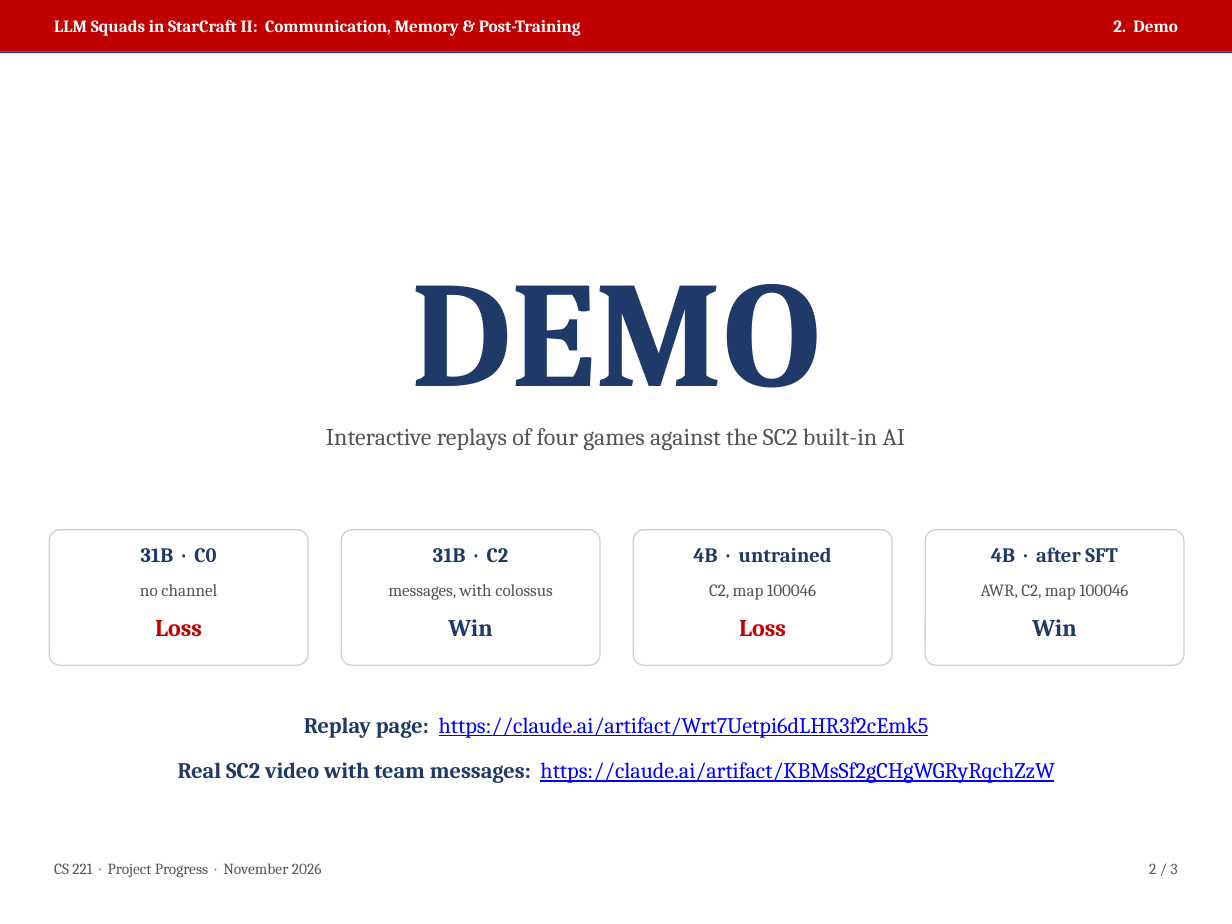
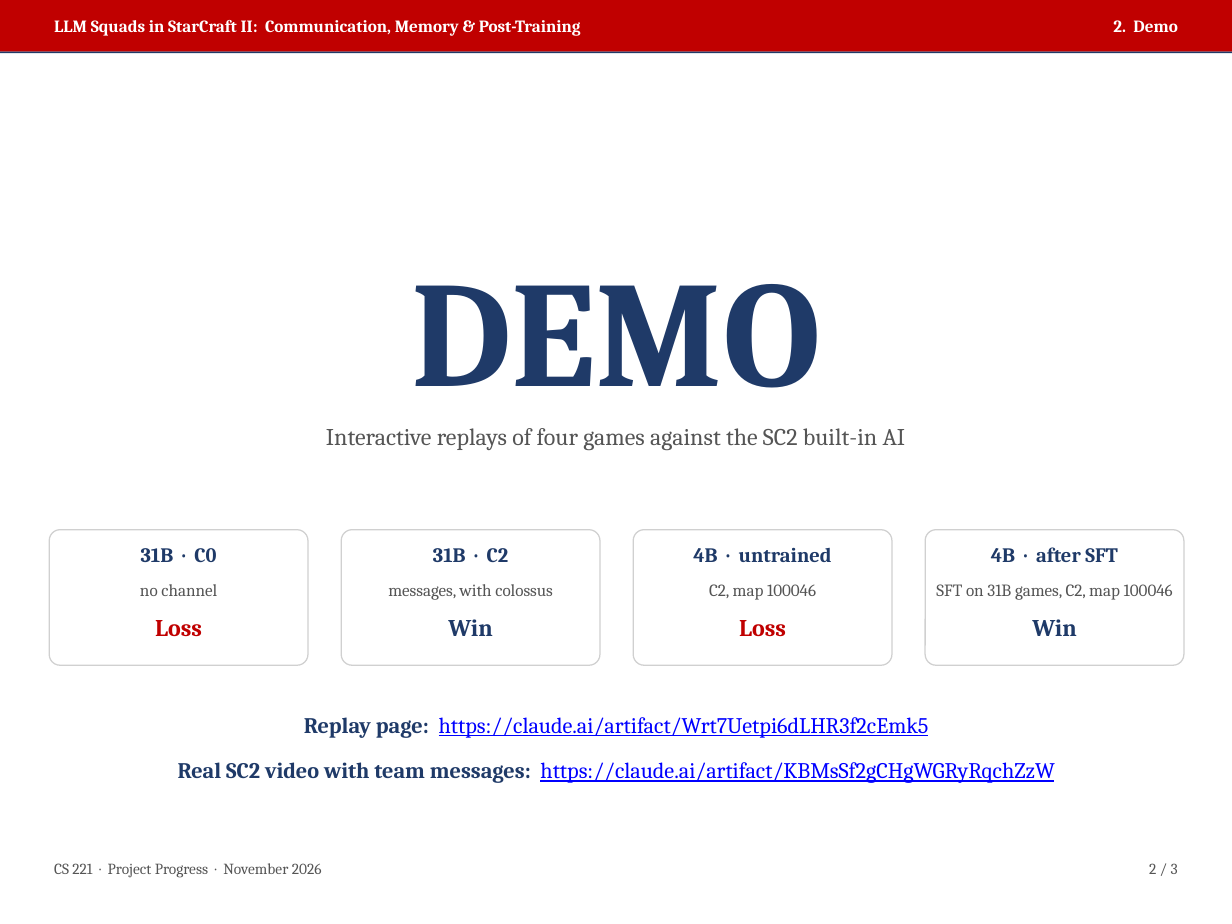
Before and after one commit to para2046/cs221-llm-squads, a slide deck: slide 2 of report/cs221_progress_slides.pptx. Drawn at 1232x924 pixels with LibreOffice and Linux fonts; fonts in the diff are those of the drawing. Boxes give left, top, right and bottom in pixels: in the first picture for what was removed or moved away, otherwise in the second. Text is boxed around its words. In the diff, an @@ line names an element or a change of style, - is before the commit and + after.

```diff
--- a/report/cs221_progress_slides.pptx
+++ b/report/cs221_progress_slides.pptx
@@ text at (936,584,1173,600): text changed @@
-AWR, C2, map 100046
+SFT on 31B games, C2, map 100046
```
Also in this commit, not shown: 1 other slide changed, 1 other file.
